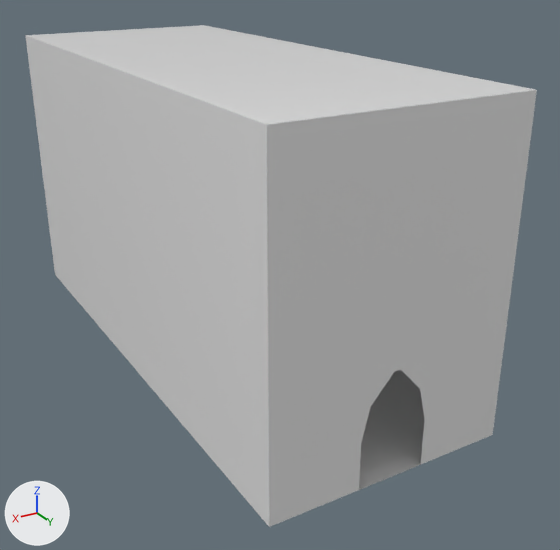
The FBX model Assets/Assets/Models/Room 2/room2.fbx as it was, and as the next commit left it.
Camera for both pictures: a 50 mm camera at (0.147, 0.29, 0.172) aimed at (-0.014, 0.022, 0.038). The axes (+X, +Y, +Z) are drawn at lower left. The lights are the same throughout. The older version comes first. Where no turn or scale is listed for an object, it has been applied to the vertices.

In view in the first picture: 'floor_geo', 'roof_geo', 'wallFront_geo', 'wallLeft_geo', 'wallRight_geo'.
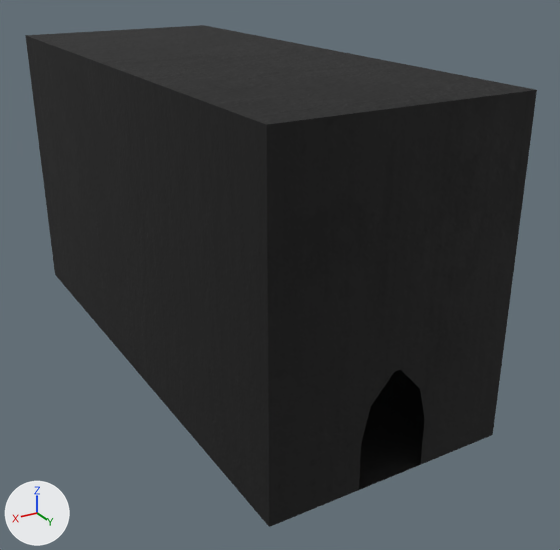
Location of each change, (x1, y1, x2, y2) in pixels of the pictures (560 x 550 px):
'wallFront_geo', surface changed (white to black)
    both: (267, 90, 537, 527)
'wallRight_geo', surface changed (white to black)
    both: (25, 35, 269, 526)
'roof_geo', surface changed (white to black)
    both: (26, 25, 535, 125)
'floor_geo', surface changed (white to black)
    both: (359, 371, 424, 490)
'wallLeft_geo', surface changed
    both: (398, 370, 408, 377)

The change, as a list of edits to the scene's bpy script:
```text
Add img_room2_room2_mtl_basecolor_utility___srgb___texture_png:
    img_room2_room2_mtl_basecolor_utility___srgb___texture_png = load_image('room2_room2_mtl_BaseColor_Utility - sRGB - Texture.png', '../../../Textures/room2_room2_mtl_BaseColor_Utility - sRGB - Texture.png', 2048, 2048, 'sRGB')
Add img_room2_room2_mtl_normal_utility___raw_png:
    img_room2_room2_mtl_normal_utility___raw_png = load_image('room2_room2_mtl_Normal_Utility - Raw.png', '../../../Textures/room2_room2_mtl_Normal_Utility - Raw.png', 2048, 2048, 'Non-Color')
Add img_room2_room2_mtl_metallic_utility___raw_png:
    img_room2_room2_mtl_metallic_utility___raw_png = load_image('room2_room2_mtl_Metallic_Utility - Raw.png', '../../../Textures/room2_room2_mtl_Metallic_Utility - Raw.png', 2048, 2048, 'Non-Color')
Add img_room2_room2_mtl_roughness_utility___raw_png:
    img_room2_room2_mtl_roughness_utility___raw_png = load_image('room2_room2_mtl_Roughness_Utility - Raw.png', '../../../Textures/room2_room2_mtl_Roughness_Utility - Raw.png', 2048, 2048, 'Non-Color')
Change mat_room2_mtl:
    remove # nodes: BsdfPrincipled, OutputMaterial
    nodes: BsdfPrincipled, NormalMap, OutputMaterial, TexImage x4
    uses the picture img_room2_room2_mtl_basecolor_utility___srgb___texture_png
    uses the picture img_room2_room2_mtl_metallic_utility___raw_png
    uses the picture img_room2_room2_mtl_normal_utility___raw_png
    uses the picture img_room2_room2_mtl_roughness_utility___raw_png
```
